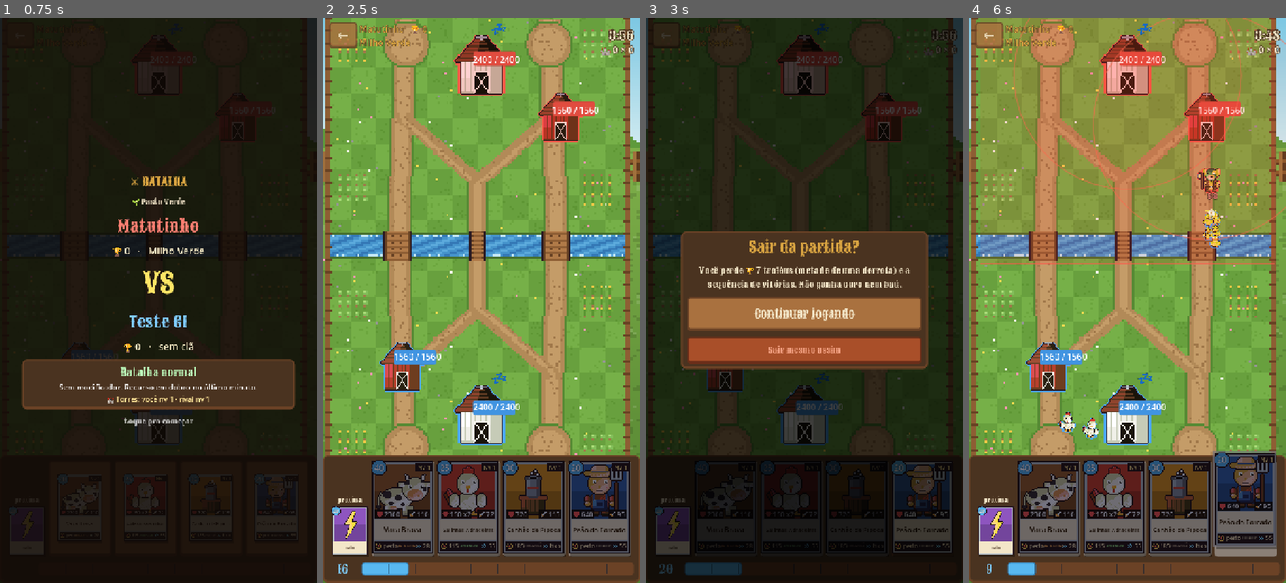
Above: before the commit, frames 1-4 (left to right).
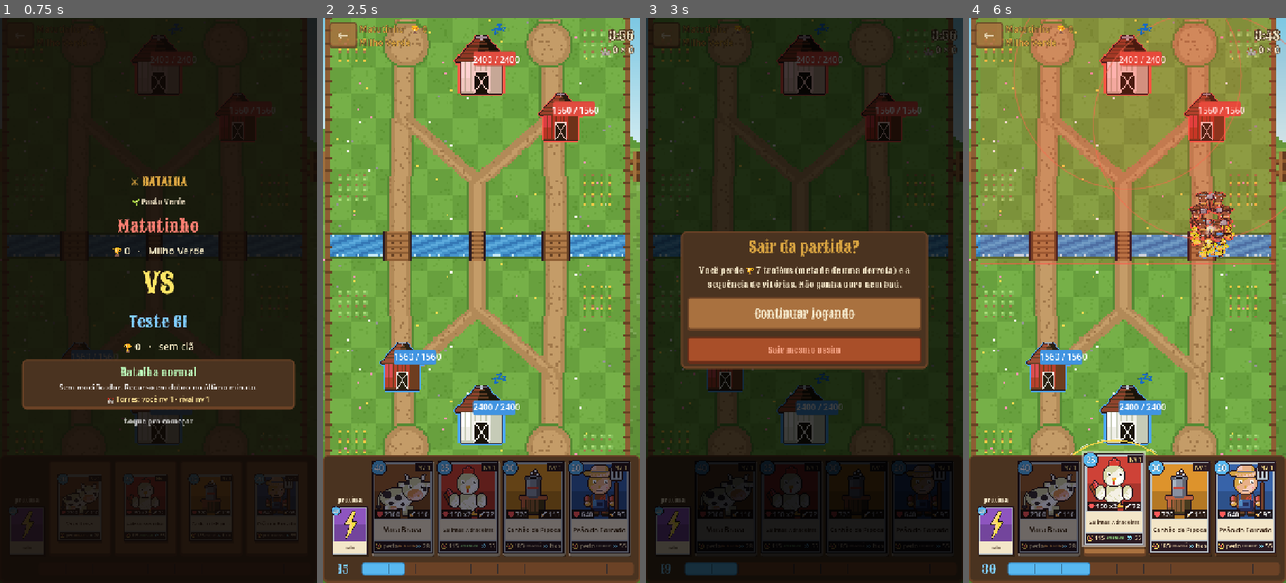
Above: after the commit, the same moments.

Repository: Generadevde/farmarena
Game: Godot game, scene res://ci/battle_test.tscn
Same seed, same stepped clock (60 frames per second), same inputs: the game is played once before the commit and once after it. This scene is started directly instead of the project's main scene. The engine's default icon, where the game draws it, is replaced by a stand-in: a white triangle on a blue panel in a dark square.
Inputs (mouse positions are in pixels of both pictures, inside the frame that each line leads up to):
- Up to frame 1 (0.75 s): tap Enter at 0.5 s; move the mouse to (228, 272) at 0.52 s; click (228, 272) at 0.67 s
- Up to frame 2 (2.5 s): click "←" at 1.25 s; click "Continuar jogando" at 2 s
- Up to frame 3 (3 s): click "←" at 2.75 s
- Up to frame 4 (6 s): click "Continuar jogando" at 3.5 s; click "Galinhas Atiradeiras" at 4.25 s; click (1244, 509) at 5 s, where only the run before the commit has a clickable "Peão do Forcado"; click (1114, 509) at 5.75 s, where only the run after the commit has a clickable "Galinhas Atiradeiras"

Frame 1 is identical in both runs. In frame 2, less than 0.1% of the frame differs, in the area x 4-28%, y 96-99%; in frame 3, 1.5%; in frame 4, 12%, in the area x 4-98%, y 26-99%.

Commit message:
Começar do zero, cópia de segurança, pausa da safra, Espelho do bot, recurso no ritmo do Clash
- Criador > Coleção do jogo: "Começar do zero" (o jogo usa só as cartas criadas;
  nada é apagado e desligar devolve tudo), pausa do criador automático da safra
  e cópia de segurança do que foi criado e editado.
- Bot só joga o Espelho quando tem carta anterior de custo parecido.
- Recurso: 1 ponto a cada 0,28 s (era 0,25), igual ao Clash.
- Tropas menos transparentes ao entrar em campo e quando invisíveis.

Co-Authored-By: Claude Fable 5.2 <noreply@anthropic.com>
Claude-Session: https://claude.ai/code/session_01F2c9wwKpd4XWAaAeM55Dzi

Diff:
--- a/AI/bot_controller.gd
+++ b/AI/bot_controller.gd
@@ -9,7 +9,7 @@
 const STARTING_MONEY = 5
 # mesmos valores da cena de batalha (batlhe_scene.gd) -- se mudar lá, muda aqui
 const MAX_MONEY = 100
-const PRODUCTION_INTERVAL = 0.25
+const PRODUCTION_INTERVAL = 0.28   # igual ao da batalha (ritmo do Clash)
 const PRODUCTION_PER_TICK = 1
 const DOUBLE_TIME_MULT = 2.0
 
@@ -34,6 +34,9 @@
 func setup(p_battle: Node, p_profile: AIProfile, p_team, p_area: CollisionShape2D, lane_fraction: float):
 	battle = p_battle
 	profile = p_profile
+	if CustomContent.zero_on():
+		profile = p_profile.duplicate()
+		profile.deck.assign(CustomContent.zero_deck(str(p_profile.profile_name)))
 	team = p_team
 	spawn_area = p_area
 	max_money = MAX_MONEY
@@ -84,7 +87,7 @@
 func _affordable(reserve: int) -> Array:
 	var out: Array = []
 	for c in hand:
-		if c != null and money - reserve >= c.cost:
+		if c != null and money - reserve >= c.cost and battle.ai_can_play(team, c):
 			out.append(c)
 	return out
 
--- a/Scripts/batlhe_scene.gd
+++ b/Scripts/batlhe_scene.gd
@@ -226,7 +226,7 @@
 
 # a cada quantos segundos o recurso sobe, pros dois lados (antes dos módulos
 # de produção entrarem em ação) -- MUDA AQUI pra ajustar a taxa de geração
-const BASE_PRODUCTION_INTERVAL = 0.25
+const BASE_PRODUCTION_INTERVAL = 0.28   # 1 ponto a cada 0,28 s = 10 pontos em 2,8 s, o ritmo do Clash (era 0,25: 12% mais rápido)
 
 # quanto o recurso sobe a cada tick de produção
 const PRODUCTION_AMOUNT_PER_TICK = 1
@@ -245,6 +245,7 @@
 
 
 func _ready():
+	CustomContent.apply_zero()
 	MusicPlayer.play_battle_music()
 
 	add_to_group("battle_scene")
@@ -615,6 +616,10 @@
 # sem isso, o bot escolhia direto do deck inteiro toda vez, podendo repetir
 # a mesma carta em ticks seguidos sem nenhuma rotação
 func _start_ai_hand():
+	if CustomContent.zero_on():
+		# "começar do zero": o bot joga só com as cartas que existem agora (as suas)
+		ai_profile = ai_profile.duplicate()
+		ai_profile.deck.assign(CustomContent.zero_deck(str(ai_profile.profile_name)))
 	ai_hand.resize(Regras.hand_size())
 	ai_draw_queue = ai_profile.deck.duplicate()
 	ai_draw_queue.shuffle()
@@ -2098,7 +2103,7 @@
 	var affordable: Array[CardData] = []
 	var affordable_ignoring_reserve: Array[CardData] = []
 	for card in ai_hand:
-		if card == null:
+		if card == null or !ai_can_play(GameManager.Team.ENEMY, card):
 			continue
 		if spendable >= card.cost:
 			affordable.append(card)
@@ -2308,7 +2313,7 @@
 	_ai_defense_accum = 0.0
 	var affordable: Array[CardData] = []
 	for card in ai_hand:
-		if card != null and GameManager.enemy_money >= card.cost:
+		if card != null and GameManager.enemy_money >= card.cost and ai_can_play(GameManager.Team.ENEMY, card):
 			affordable.append(card)
 	var mistake = _get_mistake_chance() + (0.0 if ai_profile.reacts_to_threats else 0.3)
 	var defense = BattleBrain.choose_defense(get_tree(), GameManager.Team.ENEMY, affordable,
@@ -2584,6 +2589,16 @@
 
 
 var _last_card: Dictionary = {}   # time -> última carta jogada (o Espelho repete)
+
+
+## o bot pode jogar esta carta agora? Só barra o ESPELHO sem serventia: ele repete a
+## última carta do bot, então sem carta anterior (ou repetindo coisa bem mais barata
+## que ele) era recurso jogado fora.
+func ai_can_play(team, card: CardData) -> bool:
+	if card == null or !card.is_spell() or card.spell_data == null or !card.spell_data.mirror:
+		return true
+	var last: CardData = _last_card.get(team, null)
+	return last != null and !(last.spell_data != null and last.spell_data.mirror) and last.cost >= card.cost - 5
 
 
 func cast_spell(spell_data: SpellData, position: Vector2, caster_team, source_card_path: String = ""):
--- a/Scripts/deck_manager.gd
+++ b/Scripts/deck_manager.gd
@@ -55,6 +55,9 @@
 
 
 func start_deck():
+	if CustomContent.zero_on():
+		# "começar do zero": o baralho é o seu, só com cartas que existem agora
+		full_deck.assign(CustomContent.zero_deck("jogador", Progresso.deck_cards(Progresso.active_deck())))
 	draw_queue = full_deck.duplicate()
 	draw_queue.shuffle()
 
--- a/Scripts/hub.gd
+++ b/Scripts/hub.gd
@@ -35,6 +35,7 @@
 
 
 func _ready():
+	CustomContent.apply_zero()
 	set_anchors_preset(Control.PRESET_FULL_RECT)
 	theme = ThemeBuilder.game_theme
 	_tab = last_tab
--- a/Scripts/progresso.gd
+++ b/Scripts/progresso.gd
@@ -153,6 +153,8 @@
 
 
 func is_owned(c: CardData) -> bool:
+	if c != null and CustomContent.zero_on() and CardDatabase.all_cards.has(c):
+		return true   # "começar do zero": toda carta em jogo é sua
 	return c != null and d["owned"].has(c.resource_path)
 
 
--- a/Scripts/safra.gd
+++ b/Scripts/safra.gd
@@ -21,7 +21,7 @@
 	var now = current_period()
 	if periods.is_empty():
 		periods.append(now)
-	elif now > int(periods[-1]):
+	elif now > int(periods[-1]) and !bool(Config.data.get("safra_pausa", false)):   # pausado: não colhe safra nova
 		# no máximo 2 safras atrasadas de uma vez (voltou depois de muito tempo)
 		var first = maxi(int(periods[-1]) + 1, now - 1)
 		for p in range(first, now + 1):
--- a/Scripts/unit_base.gd
+++ b/Scripts/unit_base.gd
@@ -462,7 +462,7 @@
 	var moving = _really_moving and velocity.length() > 4.0 and stats.unit_type != UnitData.UnitType.BUILDING
 	# dá pra VER o estado: intocável/furtiva fica transparente; sólida quando dá pra bater nela
 	var ghostly = (stats.immune_while_moving and _really_moving) or (stats.can_stealth and !_has_attacked_before)
-	sprite.self_modulate.a = lerpf(sprite.self_modulate.a, 0.4 if ghostly else 1.0, minf(1.0, delta * 10.0))
+	sprite.self_modulate.a = lerpf(sprite.self_modulate.a, 0.6 if ghostly else 1.0, minf(1.0, delta * 10.0))
 	var pos = _sprite_home
 	var rot = 0.0
 	var squash = Vector2.ONE
@@ -521,7 +521,7 @@
 		_hit_squash = lerpf(_hit_squash, 0.0, minf(1.0, delta * 14.0))
 	if _deploy_until > GameManager.game_time:
 		var left = _deploy_until - GameManager.game_time
-		sprite.self_modulate.a = minf(sprite.self_modulate.a, 0.78)
+		sprite.self_modulate.a = minf(sprite.self_modulate.a, 0.92)
 		squash *= Vector2(1.0, 1.0 + 0.05 * sin(left * 14.0))
 	sprite.scale = _base_sprite_scale * squash
 	sprite.position = pos
--- a/ci/battle_test.gd
+++ b/ci/battle_test.gd
@@ -19,6 +19,9 @@
 	CustomContent.load_all()
 
 	var mode = OS.get_environment("CI_MODE")
+	if OS.get_environment("CI_ZERO") != "":
+		Config.data["do_zero"] = true   # a partida inteira no modo "começar do zero"
+		print("TESTE começar do zero: em jogo ", CustomContent.zero_pool().map(func(c): return c.card_name))
 	if mode == "arte":
 		_art_sheet()
 		get_tree().quit()
@@ -2035,4 +2038,21 @@
 	var far = await _dummy(E, mid + Vector2(-260, -300))
 	await get_tree().create_timer(2.0).timeout
 	_check("segundo ataque acerta tropa perto e não a de longe", near.current_hp < 99999 and far.current_hp == 99999, "%d %d" % [near.current_hp, far.current_hp])
+	# 7) bot não joga o Espelho sem ter o que repetir
+	var mcard = CardData.new()
+	mcard.cost = 20
+	mcard.spell_data = mir
+	battle._last_card.erase(E)
+	var no_last = battle.ai_can_play(E, mcard)
+	battle._last_card[E] = Catalogo.card("vaca_brava")
+	_check("bot só joga o Espelho quando tem o que repetir", !no_last and battle.ai_can_play(E, mcard) and battle.ai_can_play(E, raio))
+	# 8) COMEÇAR DO ZERO: liga, o jogo fica só com o baralho inicial emprestado; desliga, volta tudo
+	var all_n = CardDatabase.all_cards.size()
+	Config.data["do_zero"] = true
+	CustomContent.apply_zero()
+	var zero_n = CardDatabase.all_cards.size()
+	var zd = CustomContent.zero_deck("bot qualquer")
+	Config.data["do_zero"] = false
+	CustomContent.apply_zero()
+	_check("começar do zero esconde as cartas do jogo e desligar devolve", zero_n == 7 and zd.size() == 7 and CardDatabase.all_cards.size() == all_n, "%d -> %d -> %d" % [all_n, zero_n, CardDatabase.all_cards.size()])
 	print("RESULTADO novas COM PROBLEMA (", _aud_bad.size(), "): ", _aud_bad)
--- a/creator/creator_menu.gd
+++ b/creator/creator_menu.gd
@@ -225,6 +225,7 @@
 	_body.add_child(new_row)
 	new_row.add_child(_button("+ Unidade", func(): _open_card_form(CustomContent.make_blank_card(false))))
 	new_row.add_child(_button("+ Feitiço", func(): _open_card_form(CustomContent.make_blank_card(true))))
+	_build_collection_panel()
 
 	# gerador
 	var gen_panel = PanelContainer.new()
@@ -350,6 +351,7 @@
 
 func _save_card():
 	var card: CardData = _orig["card"]
+	_apply_zero_later.call_deferred()
 	if _recipe_touched:
 		card.art_recipe = _recipe.duplicate()
 		card.art_palette = _palette.duplicate()
@@ -1700,3 +1702,52 @@
 	for l in lines:
 		_field_box.add_child(_note(str(l[0]), l[1]))
 	_field_box.add_child(_note("Conta feita com os números da tela, no nível 1. Feitiço que fica no chão só dá o dano total em quem ficar dentro até o fim."))
+
+
+func _apply_zero_later():
+	CustomContent.apply_zero()
+
+
+## Coleção do jogo: começar do zero, pausar o criador automático e a cópia de segurança
+func _build_collection_panel():
+	var p = PanelContainer.new()
+	_body.add_child(p)
+	var v = VBoxContainer.new()
+	v.add_theme_constant_override("separation", 6)
+	p.add_child(v)
+	var t = _label("⚙ Coleção do jogo", 20)
+	t.add_theme_color_override("font_color", ThemeBuilder.COLOR_GOLD)
+	v.add_child(t)
+	var zero = CustomContent.zero_on()
+	var zb = _button("Começar do zero: " + ("LIGADO (só as suas cartas)" if zero else "desligado (todas as cartas do jogo)"), func():
+		Config.data["do_zero"] = !CustomContent.zero_on()
+		Config.save()
+		CustomContent.apply_zero()
+		_show_list())
+	zb.add_theme_color_override("font_color", Color(0.5, 1, 0.5) if zero else Color(1, 1, 1))
+	v.add_child(zb)
+	if zero:
+		var mine = CustomContent.zero_pool().size() - CustomContent.zero_borrowed()
+		v.add_child(_note("Em jogo: %d carta(s) sua(s)%s. Baralho e bots usam só essas. As cartas do jogo não foram apagadas: desligue aqui e voltam todas." % [mine,
+			(" + %d do baralho inicial emprestada(s) até você ter 7" % CustomContent.zero_borrowed()) if CustomContent.zero_borrowed() > 0 else ""], Color(0.75, 0.95, 1.0)))
+	else:
+		v.add_child(_note("Ligado, o jogo passa a usar só as cartas que você criar, uma por uma. Nada é apagado de verdade."))
+	var paused = bool(Config.data.get("safra_pausa", false))
+	v.add_child(_button("Criador automático da safra: " + ("PAUSADO" if paused else "ligado"), func():
+		Config.data["safra_pausa"] = !bool(Config.data.get("safra_pausa", false))
+		Config.save()
+		_show_list()))
+	var when = CustomContent.backup_when()
+	var row = HBoxContainer.new()
+	row.add_theme_constant_override("separation", 6)
+	v.add_child(row)
+	row.add_child(_button("💾 Guardar cópia", func():
+		var n = CustomContent.backup_save()
+		_show_list()
+		_say("✔ Cópia guardada (%d arquivo(s)) do que você criou e editou." % n)))
+	if when != "":
+		row.add_child(_button("↩ Voltar a cópia", func():
+			_confirm("Pôr de volta a cópia de %s por cima do que tem agora?" % when, func():
+				var n = CustomContent.backup_restore()
+				_say("✔ Cópia de volta (%d arquivo(s)). Feche e abra o jogo pra ela valer." % n))))
+	v.add_child(_note("Cópia guardada: %s" % (when if when != "" else "nenhuma ainda")))
--- a/creator/custom_content.gd
+++ b/creator/custom_content.gd
@@ -1027,3 +1027,97 @@
 func _write_arenas():
 	var f = FileAccess.open(ARENAS_PATH, FileAccess.WRITE)
 	f.store_string(JSON.stringify(_arena_data, "\t"))
+
+
+# ================================================================ COMEÇAR DO ZERO
+# Chave "do_zero" (Criador > Coleção do jogo). Ligada, o jogo passa a usar SÓ as cartas
+# criadas por você: coleção, baralho e bots. Nada é apagado de verdade: as cartas do jogo
+# ficam guardadas e voltam ao desligar. Enquanto você tem menos de 7 cartas suas, o
+# baralho inicial do jogo completa o que falta, senão não dá pra jogar.
+const ZERO_MIN = 7
+const BACKUP_DIR = "user://custom_copia/"
+var _full_cards: Array = []
+
+
+func zero_on() -> bool:
+	return bool(Config.data.get("do_zero", false))
+
+
+func zero_pool() -> Array:
+	var out: Array = []
+	for c in custom_cards:
+		if c != null and !is_spawn_only(c):
+			out.append(c)
+	for c in Catalogo.starter_deck():
+		if out.size() >= ZERO_MIN:
+			break
+		if c != null and !out.has(c):
+			out.append(c)
+	return out
+
+
+## quantas das cartas em jogo ainda são emprestadas do jogo (0 = só as suas)
+func zero_borrowed() -> int:
+	return zero_pool().filter(func(c): return !custom_cards.has(c)).size()
+
+
+func apply_zero():
+	if zero_on():
+		if _full_cards.is_empty():
+			_full_cards = CardDatabase.all_cards.duplicate()
+		CardDatabase.all_cards.assign(zero_pool())
+	elif !_full_cards.is_empty():
+		var back: Array = _full_cards.duplicate()
+		for c in custom_cards:
+			if c != null and !is_spawn_only(c) and !back.has(c):
+				back.append(c)
+		CardDatabase.all_cards.assign(back)
+		_full_cards = []
+	DeckBuilder.clear_cache()
+
+
+## 7 cartas pra um baralho (o do bot muda com o nome dele quando tem mais de 7)
+func zero_deck(seed_name: String, prefer: Array = []) -> Array:
+	var pool = zero_pool()
+	var out: Array = []
+	for c in prefer:
+		if pool.has(c) and !out.has(c) and out.size() < ZERO_MIN:
+			out.append(c)
+	var rng = RandomNumberGenerator.new()
+	rng.seed = abs(hash(seed_name))
+	var rest = pool.filter(func(c): return !out.has(c))
+	while out.size() < ZERO_MIN and !rest.is_empty():
+		out.append(rest.pop_at(rng.randi() % rest.size()))
+	return out
+
+
+func _copy_dir(from: String, to: String) -> int:
+	DirAccess.make_dir_recursive_absolute(to)
+	var n = 0
+	var dir = DirAccess.open(from)
+	if dir == null:
+		return 0
+	for sub in dir.get_directories():
+		n += _copy_dir(from.path_join(sub), to.path_join(sub))
+	for f in dir.get_files():
+		if dir.copy(from.path_join(f), to.path_join(f)) == OK:
+			n += 1
+	return n
+
+
+## guarda uma cópia de tudo que você criou e editou (cartas, módulos, arenas, desenhos)
+func backup_save() -> int:
+	var n = _copy_dir(ROOT, BACKUP_DIR)
+	var f = FileAccess.open(BACKUP_DIR.path_join("quando.txt"), FileAccess.WRITE)
+	if f != null:
+		f.store_string(Time.get_datetime_string_from_system(false, true))
+	return n
+
+
+func backup_when() -> String:
+	return FileAccess.get_file_as_string(BACKUP_DIR.path_join("quando.txt")) if FileAccess.file_exists(BACKUP_DIR.path_join("quando.txt")) else ""
+
+
+## põe a cópia de volta por cima do que tem agora (vale depois de fechar e abrir o jogo)
+func backup_restore() -> int:
+	return _copy_dir(BACKUP_DIR, ROOT) if backup_when() != "" else 0
Not shown, changed: DIAGNOSTICO.md
